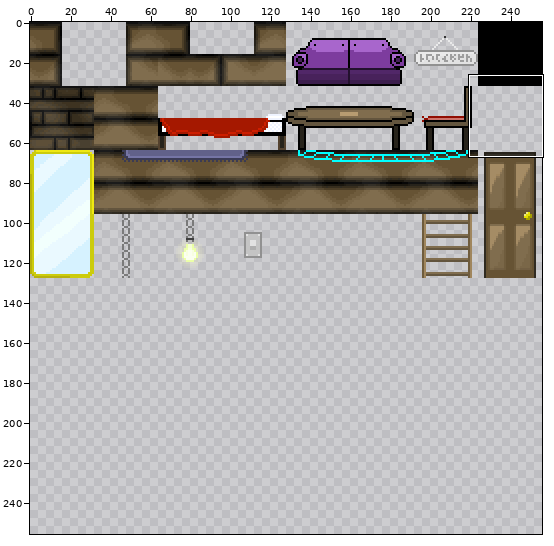
File history of a sprite sheet, assets/tiles/home_tiles.png. The first picture is a wide view before the edit; the outline marks the close-up.
Close-up. The starting point:
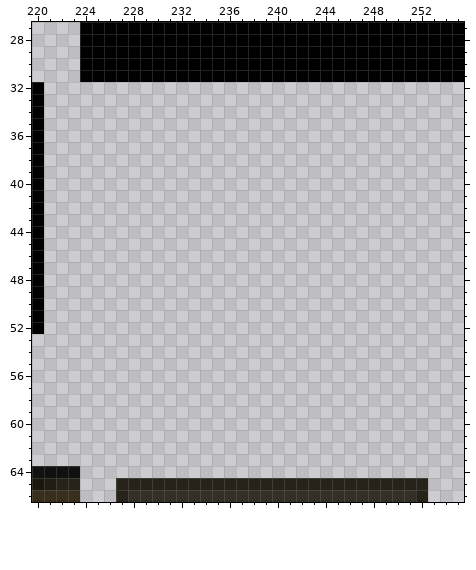
The file is 256x128 pixels. Pixels under 10% opacity are left out. Colours within 5 levels of each other are drawn and written as one. Shown: x 220..255, y 27..66. The old version is drawn lined up with the new one, on the new canvas. The commit also changed other parts of the picture, which this record leaves out.
Now the later version:
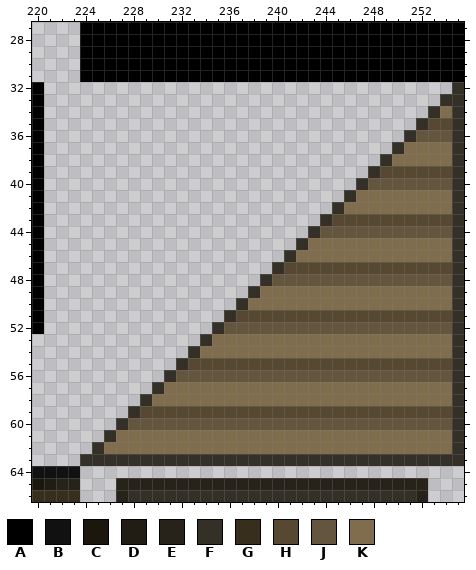
Palette (. is transparent): A #000000  B #111111  C #1b170f  D #211d15  E #27231b  F #343028  G #372e1e  H #564831  J #63553e  K #806d4e
The exact change:
canvas 256x128 -> 256x256
y 32: x 255 . -> F
y 33: x 254..255 .. -> FF
y 34: x 253..255 ... -> FKF
y 35: x 252..255 .... -> FHHF
y 36: x 251..255 ..... -> FJJJF
y 37: x 250..255 ...... -> FKKKKF
y 38: x 249..255 ....... -> FKKKKKF
y 39: x 248..255 ........ -> FHHHHHHF
y 40: x 247..255 ......... -> FJJJJJJJF
y 41: x 246..255 .......... -> FKKKKKKKKF
y 42: x 245..255 ........... -> FKKKKKKKKKF
y 43: x 244..255 ............ -> FHHHHHHHHHHF
y 44: x 243..255 ............. -> FJJJJJJJJJJJF
y 45: x 242..255 .............. -> FKKKKKKKKKKKKF
y 46: x 241..255 ............... -> FKKKKKKKKKKKKKF
y 47: x 240..255 ................ -> FHHHHHHHHHHHHHHF
y 48: x 239..255 ................. -> FJJJJJJJJJJJJJJJF
y 49: x 238..255 .................. -> FKKKKKKKKKKKKKKKKF
y 50: x 237..255 ................... -> FKKKKKKKKKKKKKKKKKF
y 51: x 236..255 .................... -> FHHHHHHHHHHHHHHHHHHF
y 52: x 235..255 ..................... -> FJJJJJJJJJJJJJJJJJJJF
y 53: x 234..255 ...................... -> FKKKKKKKKKKKKKKKKKKKKF
y 54: x 233..255 ....................... -> FKKKKKKKKKKKKKKKKKKKKKF
y 55: x 232..255 ........................ -> FHHHHHHHHHHHHHHHHHHHHHHF
y 56: x 231..255 ......................... -> FJJJJJJJJJJJJJJJJJJJJJJJF
y 57: x 230..255 .......................... -> FKKKKKKKKKKKKKKKKKKKKKKKKF
y 58: x 229..255 ........................... -> FKKKKKKKKKKKKKKKKKKKKKKKKKF
y 59: x 228..255 ............................ -> FHHHHHHHHHHHHHHHHHHHHHHHHHHF
y 60: x 227..255 ............................. -> FJJJJJJJJJJJJJJJJJJJJJJJJJJJF
y 61: x 226..255 .............................. -> FKKKKKKKKKKKKKKKKKKKKKKKKKKKKF
y 62: x 225..255 ............................... -> FKKKKKKKKKKKKKKKKKKKKKKKKKKKKKF
y 63: x 224..255 ................................ -> FFFFFFFFFFFFFFFFFFFFFFFFFFFFFFFF
